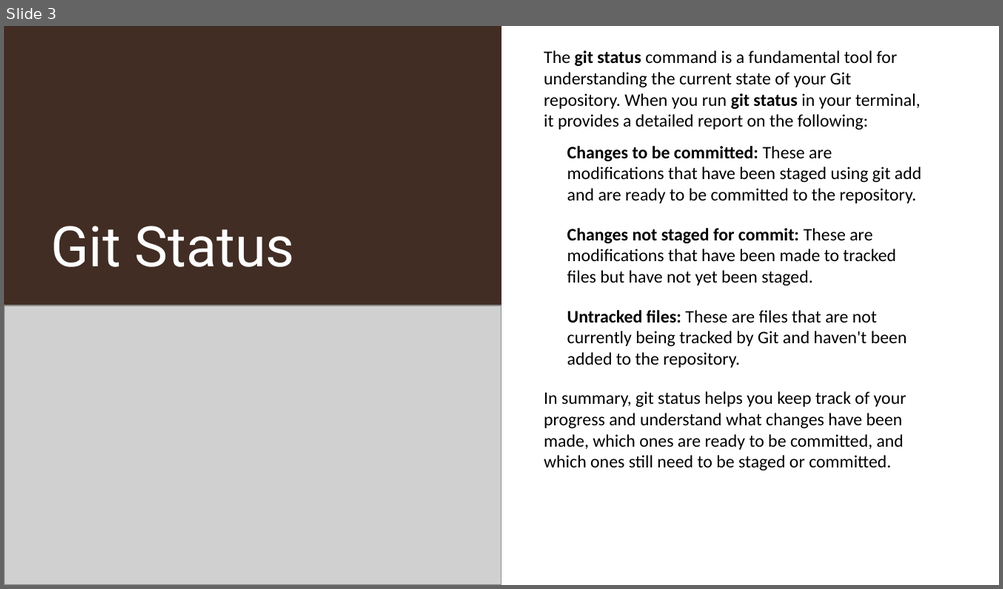
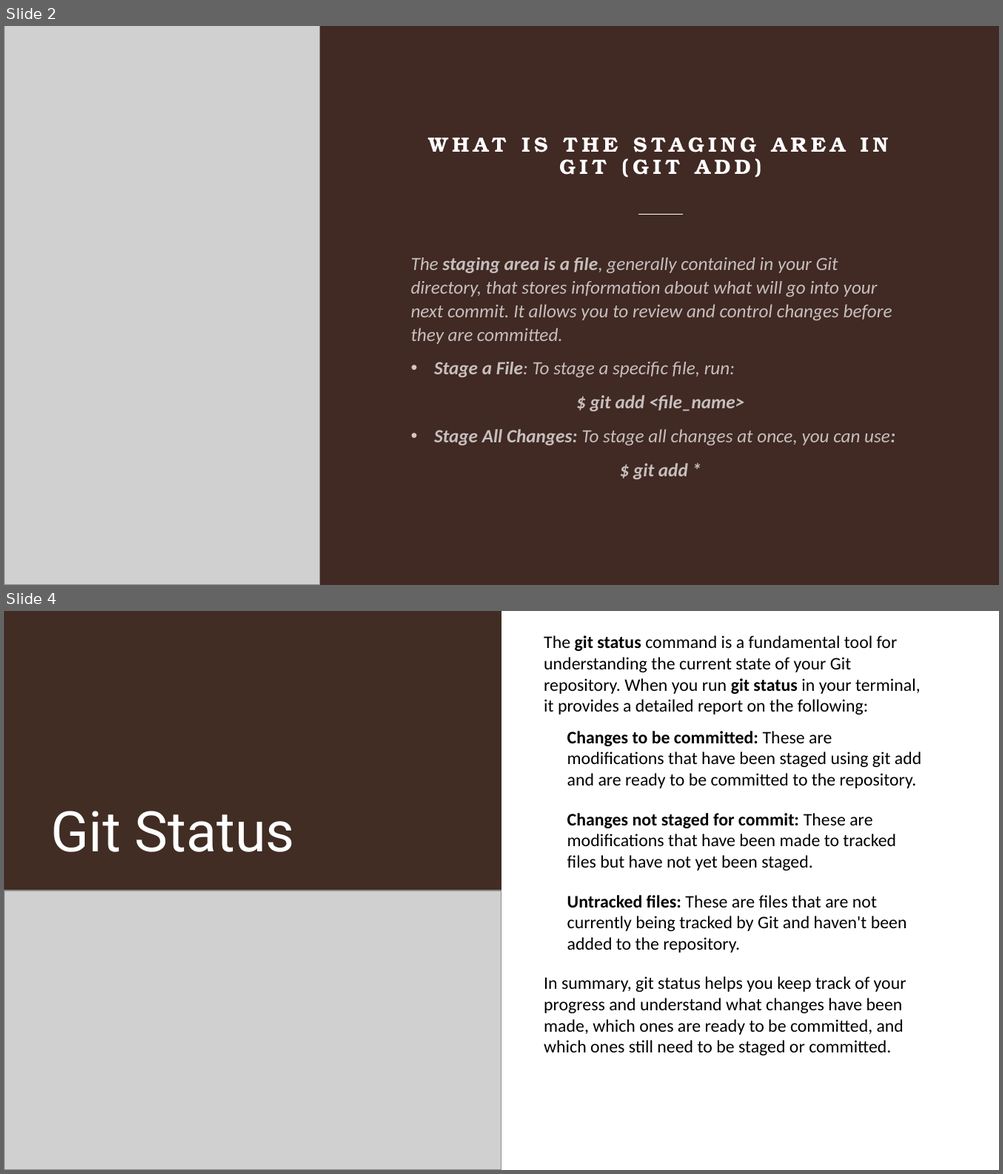
Before and after one commit to progressivepull/Resources, a slide deck: Steps_PodCast/SIT_WITH_GIT/STEPS_PODCAST_-_SIT_WIT_GIT_v1.0.pptx. Shown one above the other, each under a label of ours: slide 3 before the commit, slides 2 and 4 after it; the slides between them are not shown. The pictures are 1003x589 and 1003x1174 pixels, drawn with LibreOffice and Linux fonts; fonts in the diff are those of the drawing; grey boxes stand for pictures. Boxes give left, top, right and bottom in pixels: in the first picture for what was removed or moved away, otherwise in the second. Text is boxed around its words. In the diff, an @@ line names an element or a change of style, - is before the commit and + after.

```diff
--- a/Steps_PodCast/SIT_WITH_GIT/STEPS_PODCAST_-_SIT_WIT_GIT_v1.0.pptx
+++ b/Steps_PodCast/SIT_WITH_GIT/STEPS_PODCAST_-_SIT_WIT_GIT_v1.0.pptx
@@ slide 2 added at (x1=4, y1=26, x2=999, y2=585), background #412924 @@
@@ rectangle added at (x1=4, y1=26, x2=999, y2=585), fill #412924 @@
@@ picture added at (x1=4, y1=26, x2=319, y2=585) @@
@@ title added at (x1=428, y1=137, x2=888, y2=178), 20 pt, text #FFFFFF, bold @@
+WHAT IS THE STAGING AREA IN GIT (GIT ADD)
@@ line added from (638, 215) to (683, 215), #FFFFFF 0.8 pt @@
@@ subtitle added at (x1=411, y1=258, x2=895, y2=480), 18 pt, text #FFFFFF at 70% opacity, italic @@
+The staging area is a file, generally contained in your Git directory, that stores information about what will go into your next commit. It allows you to review and control changes before they are committed.
+• Stage a File: To stage a specific file, run:
+$ git add <file_name>
+• Stage All Changes: To stage all changes at once, you can use:
+$ git add *
@@ what was slide 3 is now slide 4 @@
```
Also in this commit, not shown: 1 slide changed, 2 other files.
